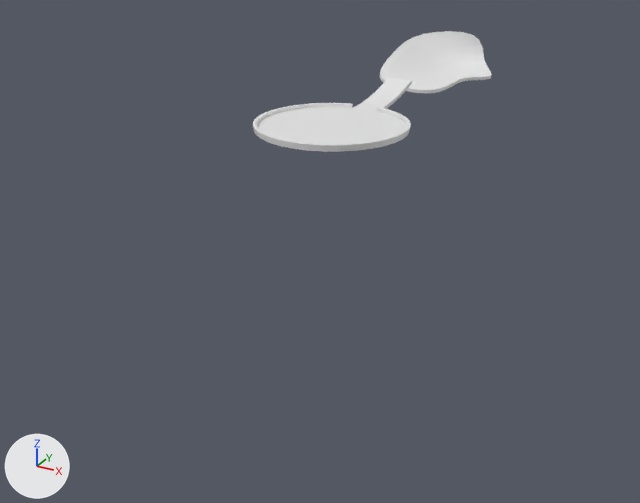
A saved change to the Blender file Content/Geometry/Stage.blend.
Rendered twice from a 50 mm camera at (108.4, -203.5, 64.5) aimed at (9.1, -22.9, -25.8). Arrows for +X, +Y and +Z are at lower left; the lights stay in place.

Before the edit, the objects in view are built like this:
```python
me_cylinder = bpy.data.meshes.new('Cylinder')
me_cylinder.from_pydata(...)  # 74 vertices, 37 faces; spans x -20.0..20.0, y -20.0..44.1, z 0.0..3.9
me_plane = bpy.data.meshes.new('Plane')
me_plane.from_pydata(...)  # 12 vertices, 6 faces; spans x -12.0..21.1, y 48.5..89.1, z 0.0..13.2
ob_cylinder = bpy.data.objects.new('Cylinder', me_cylinder)
ob_cylinder.location = (0.0, 0.0, 0.0)
_m = ob_cylinder.modifiers.new('Solidify', 'SOLIDIFY')
_m.thickness = 1.0
ob_plane = bpy.data.objects.new('Plane', me_plane)
ob_plane.location = (0.0, 0.0, 0.0)
_m = ob_plane.modifiers.new('Subdivision', 'SUBSURF')
_m.levels = 2
_m = ob_plane.modifiers.new('Solidify', 'SOLIDIFY')
_m.thickness = 1.0
```
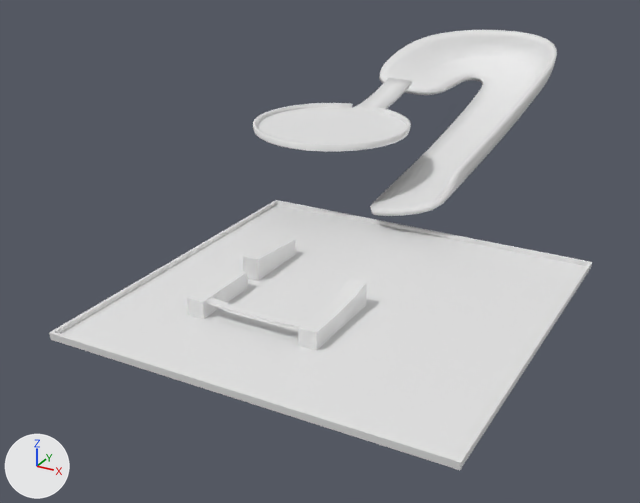
Boxes (x1, y1, x2, y2) around the edits, measured in the pictures (640 x 503 px):
```json
{"object": "Plane.001", "change": "added", "after": [49, 200, 592, 470]}
{"object": "Plane", "change": "reshaped, moved", "before": [379, 31, 491, 93], "after": [370, 30, 557, 216], "on screen": "66% wider, 197% taller"}
{"object": "Cube.002", "change": "added", "after": [298, 279, 367, 350]}
{"object": "Cube.001", "change": "added", "after": [187, 269, 248, 319]}
{"object": "Cube", "change": "added", "after": [242, 237, 296, 281]}
{"object": "Plane.002", "change": "added", "after": [206, 297, 305, 328]}
{"part": 1, "of": "me_plane", "change": "built on", "before": [379, 31, 491, 93], "after": [370, 30, 557, 216]}
```

The change, as JSON lines over the scene's bpy script:
```json
{"block": "me_plane", "where": "# used by ob_plane; location = (0.0, 0.0, 0.0)"}
{"op": "remove", "block": "me_plane", "code": "me_plane.from_pydata(...)  # 12 vertices, 6 faces; spans x -12.0..21.1, y 48.5..89.1, z 0.0..13.2"}
{"op": "add", "block": "me_plane", "code": "me_plane.from_pydata(...)  # 30 vertices, 18 faces; spans x -31.3..19.7, y -64.2..39.8, z -15.8..13.7"}
{"block": "me_plane", "change": "me_plane part 1: the whole mesh is rebuilt"}
{"block": "me_plane", "change": "me_plane part 2: the surface is now shaded smooth"}
{"op": "add", "block": "me_cube_002", "code": ["me_cube_002 = bpy.data.meshes.new('Cube.002')", "me_cube_002.from_pydata(...)  # 16 vertices, 14 faces; spans x -2.0..2.0, y -8.2..13.3, z -2.0..3.5"]}
{"op": "add", "block": "me_plane_002", "code": ["me_plane_002 = bpy.data.meshes.new('Plane.002')", "me_plane_002.from_pydata(...)  # 28 vertices, 13 faces; spans x -11.6..11.6, y -1.0..1.0, z -0.2..0.4"]}
{"op": "add", "block": "me_cube_001", "code": ["me_cube_001 = bpy.data.meshes.new('Cube.001')", "me_cube_001.from_pydata(...)  # a box spanning x -2.0..2.0, y -8.2..8.2, z -2.0..2.0"]}
{"op": "add", "block": "me_cube", "code": ["me_cube = bpy.data.meshes.new('Cube')", "me_cube.from_pydata([(-2.0, 8.2, -2.0), (-2.0, 8.2, 2.0), (-2.0, -8.2, -2.0), (-2.0, -8.2, 3.3), (2.0, 8.2, -2.0), (2.0, 8.2, 2.0), (2.0, -8.2, -2.0), (2.0, -8.2, 3.3)], [], [(0, 2, 3, 1), (2, 6, 7, 3), (6, 4, 5, 7), (4, 0, 1, 5), (2, 0, 4, 6), (7, 5, 1, 3)])"]}
{"op": "add", "block": "me_plane_001", "code": ["me_plane_001 = bpy.data.meshes.new('Plane.001')", "me_plane_001.from_pydata([(-41.9, -41.9, 0.0), (41.9, -41.9, 0.0), (-41.9, 41.9, 0.0), (41.9, 41.9, 0.0), (-41.9, 41.9, 1.0), (-41.9, -41.9, 1.0), (41.9, -41.9, 1.0), (41.9, 41.9, 1.0)], [], [(0, 1, 3, 2), (3, 7, 4, 2), (0, 5, 6, 1), (1, 6, 7, 3), (2, 4, 5, 0)])"]}
{"op": "set", "path": "ob_plane.location", "old": "(0.0, 0.0, 0.0)", "new": "(19.3, 49.3, -0.6)"}
{"op": "add", "block": "ob_cube_002", "code": ["ob_cube_002 = bpy.data.objects.new('Cube.002', me_cube_002)", "ob_cube_002.location = (34.6, -66.2, -19.0)"]}
{"op": "add", "block": "ob_plane_002", "code": ["ob_plane_002 = bpy.data.objects.new('Plane.002', me_plane_002)", "ob_plane_002.location = (21.8, -72.4, -17.6)", "_m = ob_plane_002.modifiers.new('Solidify', 'SOLIDIFY')", "_m.thickness = 0.5"]}
{"op": "add", "block": "ob_cube_001", "code": ["ob_cube_001 = bpy.data.objects.new('Cube.001', me_cube_001)", "ob_cube_001.location = (8.4, -66.2, -19.0)"]}
{"op": "add", "block": "ob_cube", "code": ["ob_cube = bpy.data.objects.new('Cube', me_cube)", "ob_cube.location = (8.4, -45.6, -19.0)"]}
{"op": "add", "block": "ob_plane_001", "code": ["ob_plane_001 = bpy.data.objects.new('Plane.001', me_plane_001)", "ob_plane_001.location = (30.9, -52.5, -20.8)", "_m = ob_plane_001.modifiers.new('Solidify', 'SOLIDIFY')", "_m.thickness = 1.0"]}
```
